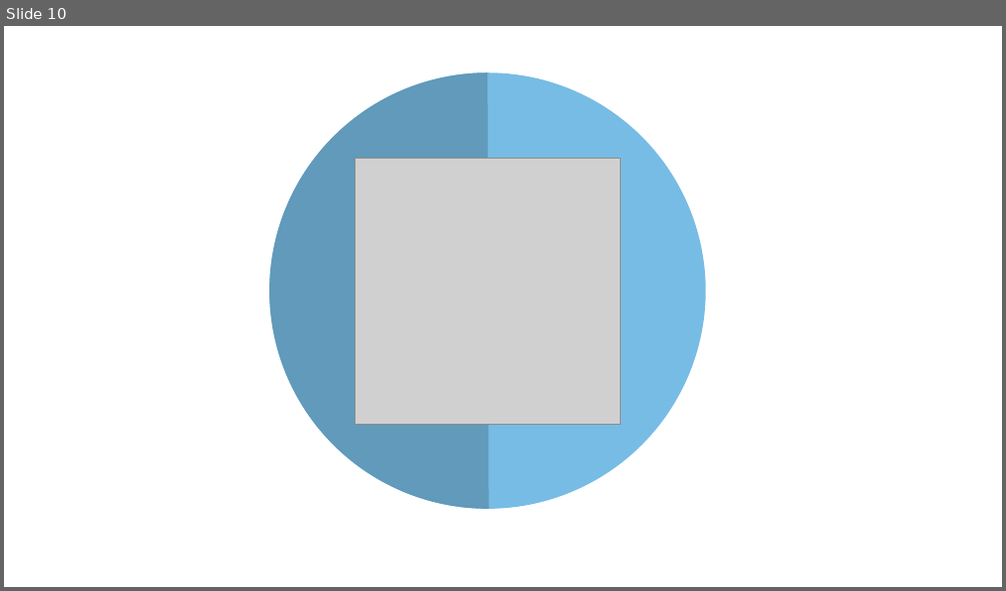
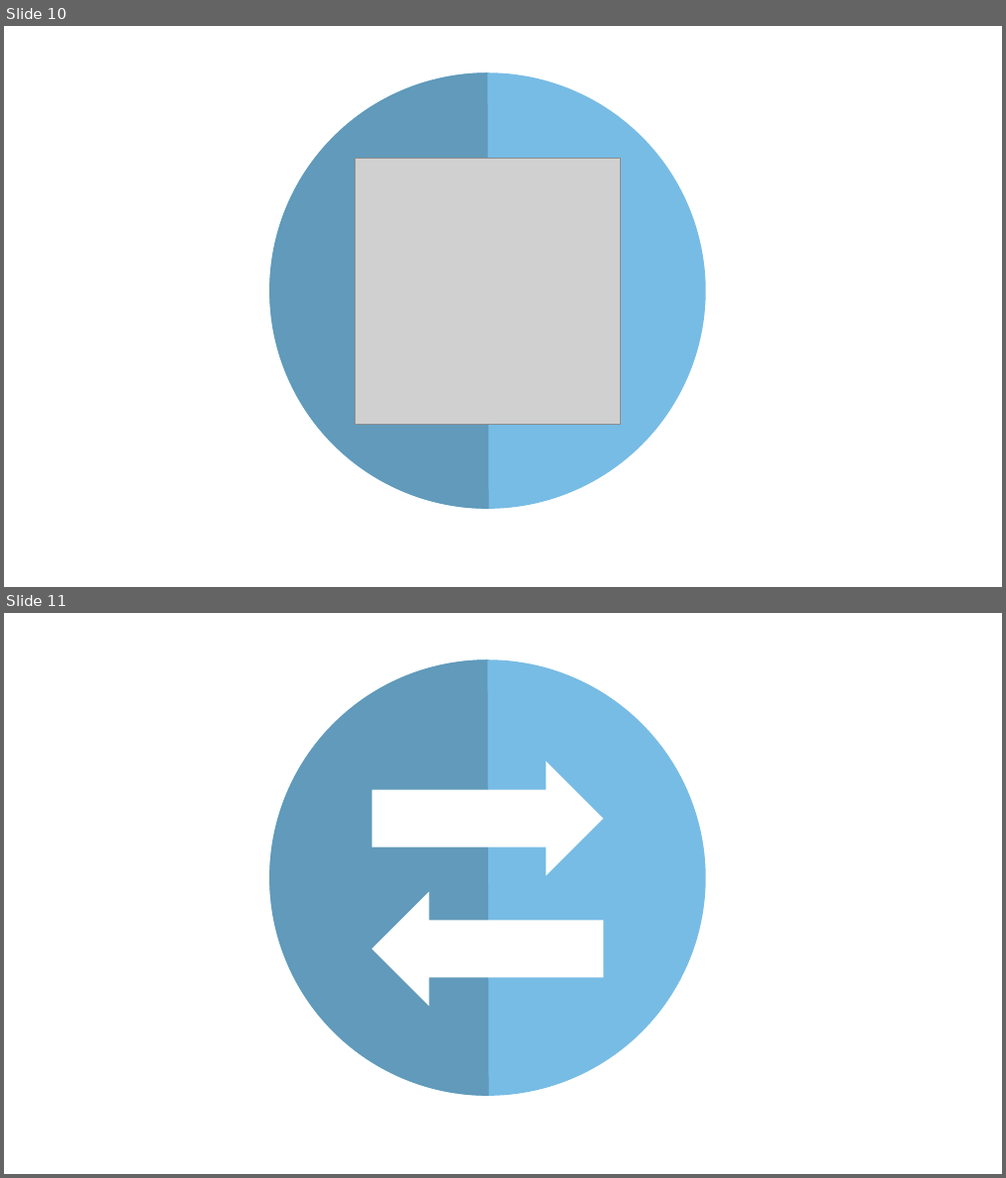
Before and after one commit to opensynthesis/opensynthesis.github.io, a slide deck: img/icons.pptx. Shown one above the other, each under a label of ours: slide 10 before the commit, slides 10 and 11 after it. The pictures are 1006x591 and 1006x1178 pixels, drawn with LibreOffice and Linux fonts; fonts in the diff are those of the drawing; grey boxes stand for pictures. Boxes give left, top, right and bottom in pixels: in the first picture for what was removed or moved away, otherwise in the second. Text is boxed around its words. In the diff, an @@ line names an element or a change of style, - is before the commit and + after.

```diff
--- a/img/icons.pptx
+++ b/img/icons.pptx
@@ slide 11 added at (4,613,1002,1174), background #FFFFFF @@
@@ ellipse added at (269,660,706,1096), fill #77BCE5 @@
@@ chord (boxed as its full ellipse) added at (269,660,706,1096), fill #619ABA @@
@@ right arrow added at (371,761,603,875), fill #FFFFFF @@
@@ right arrow added at (371,891,603,1006), fill #FFFFFF @@
```
Also in this commit, not shown: 4 other files.
